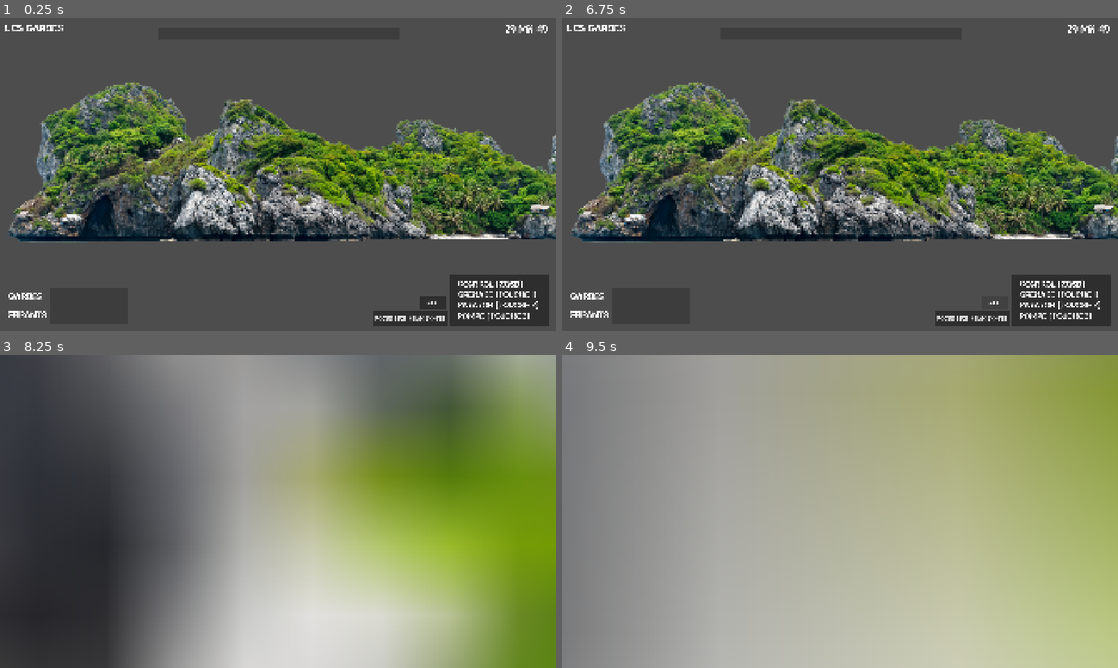
Above: before the commit, frames 1-4 (two rows, left to right).
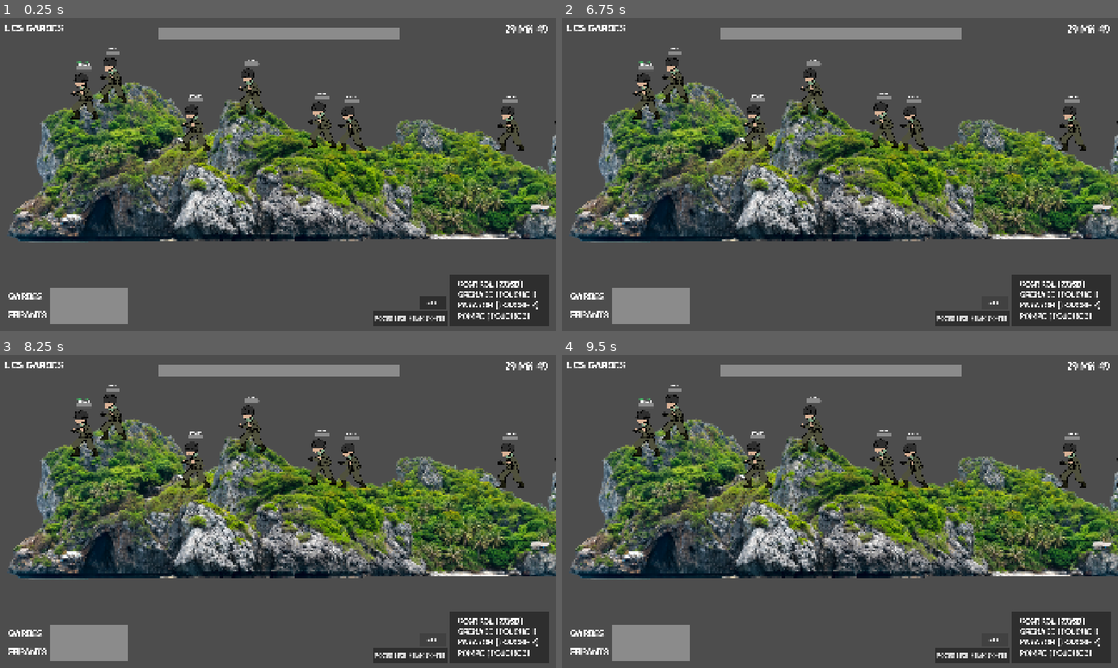
Above: after the commit, the same moments.

Repository: t0qen/baudo-game-jam-autumn
Game: Godot game, scene res://scenes/main.tscn
Same seed, same stepped clock (60 frames per second), same inputs: the game is played once before the commit and once after it. The engine's default icon, where the game draws it, is replaced by a stand-in: a white triangle on a blue panel in a dark square. Sound files missing from this copy of the repository are replaced by a short silence.
Inputs (mouse positions are in pixels of both pictures, inside the frame that each line leads up to):
- Up to frame 1 (0.25 s): no input
- Up to frame 2 (6.75 s): click (973, 318) at 0.5 s, where only the run before the commit has a clickable "FOCUS MOB SELECTIONNE"; click (995, 302) at 1.25 s, where only the run before the commit has a clickable "AIDE"; tap Enter at 2, 3.5, 5 s; hold D (right) 2.03-2.78 s; hold W (aim_left) 2.03-2.78 s; tap Space (jump) at 2.27, 2.75, 3.02, 4.25, 4.52, 5.27, 5.75, 6.02 s; hold A (left) 2.78-3.53 s; tap S (aim_right) at 2.85 s; hold D (right) 3.53-5.03 s; tap 1 (bomb) at 3.6 s; tap Down (camera_down) at 4.35 s; hold A (left) from 5.03 s (still down); tap X (camera_focus) at 5.1 s; tap Left (camera_left) at 5.85 s; hold Right (camera_right) from 6.53 s (still down)
- Up to frame 3 (8.25 s): release A (left) at 7.28 s; release Right (camera_right) at 7.28 s; hold D (right) from 7.28 s (still down); tap Up (camera_up) at 7.35 s; tap Space (jump) at 7.52 s; hold V (camera_zoom_down) from 8.03 s (still down)
- Up to frame 4 (9.5 s): keep holding D (right); tap Space (jump) at 8.27, 9.02 s; release V (camera_zoom_down) at 8.78 s; tap C (camera_zoom_up) at 8.85 s

The runs differ from the first frame. In frame 1, 5.4% of the frame differs, in the area x 9-100%, y 3-98%; in frame 2, 21%; in frame 3, 85%; in frame 4, 97%, in the area x 0-100%, y 0-100%.
Error before the commit: Parse Error: Expected indented block after "for" block. (res://scripts/main.gd:52)

Commit message:
ewfwfewfwfwf

Diff:
--- a/scenes/main.tscn
+++ b/scenes/main.tscn
@@ -236,60 +236,60 @@
 [node name="errants" type="Node2D" parent="spawns-points"]
 
 [node name="Marker2D" type="Marker2D" parent="spawns-points/errants"]
-position = Vector2(-3632, -1213)
+position = Vector2(-3711, -1326)
 
 [node name="Marker2D2" type="Marker2D" parent="spawns-points/errants"]
 position = Vector2(-3343, -1402)
 
 [node name="Marker2D3" type="Marker2D" parent="spawns-points/errants"]
-position = Vector2(-2820, -1581)
+position = Vector2(-2846, -1680)
 
 [node name="Marker2D4" type="Marker2D" parent="spawns-points/errants"]
-position = Vector2(-2368, -1668)
+position = Vector2(-2311, -1728)
 
 [node name="Marker2D5" type="Marker2D" parent="spawns-points/errants"]
-position = Vector2(-1906, -1411)
+position = Vector2(-1867, -1517)
 
 [node name="Marker2D6" type="Marker2D" parent="spawns-points/errants"]
-position = Vector2(-1432, -699)
+position = Vector2(-1429, -860)
 
 [node name="Marker2D7" type="Marker2D" parent="spawns-points/errants"]
-position = Vector2(-1218, -881)
+position = Vector2(-1226, -1086)
 
 [node name="Marker2D8" type="Marker2D" parent="spawns-points/errants"]
-position = Vector2(-827, -1398)
+position = Vector2(-832, -1530)
 
 [node name="Marker2D9" type="Marker2D" parent="spawns-points/errants"]
-position = Vector2(-490, -1373)
+position = Vector2(-456, -1485)
 
 [node name="gardes" type="Node2D" parent="spawns-points"]
 
 [node name="Marker2D" type="Marker2D" parent="spawns-points/gardes"]
-position = Vector2(709, -760)
+position = Vector2(761, -908)
 
 [node name="Marker2D2" type="Marker2D" parent="spawns-points/gardes"]
-position = Vector2(1170, -629)
+position = Vector2(1271, -842)
 
 [node name="Marker2D3" type="Marker2D" parent="spawns-points/gardes"]
-position = Vector2(1713, -568)
+position = Vector2(1682, -739)
 
 [node name="Marker2D4" type="Marker2D" parent="spawns-points/gardes"]
-position = Vector2(2127, -1016)
+position = Vector2(2104, -1153)
 
 [node name="Marker2D5" type="Marker2D" parent="spawns-points/gardes"]
-position = Vector2(2790, -1040)
+position = Vector2(2825, -1141)
 
 [node name="Marker2D6" type="Marker2D" parent="spawns-points/gardes"]
-position = Vector2(3457, -886)
+position = Vector2(3447, -1093)
 
 [node name="Marker2D7" type="Marker2D" parent="spawns-points/gardes"]
-position = Vector2(4033, -555)
+position = Vector2(4018, -848)
 
 [node name="Marker2D8" type="Marker2D" parent="spawns-points/gardes"]
-position = Vector2(4375, -399)
+position = Vector2(4395, -571)
 
 [node name="Marker2D9" type="Marker2D" parent="spawns-points/gardes"]
-position = Vector2(4989, -775)
+position = Vector2(5009, -896)
 
 [node name="partie" type="Timer" parent="."]
 wait_time = 15.0
--- a/scripts/bidule_template.gd
+++ b/scripts/bidule_template.gd
@@ -45,6 +45,8 @@
 }
 var current : MOB_POSSIBILITY = MOB_POSSIBILITY.ERRANT
 
+
+
 func update_life_bar():
 	$ui/ProgressBar.value = current_life
 
@@ -53,7 +55,8 @@
 	current = current
 	if current == MOB_POSSIBILITY.GARDE:
 		$ui/Label.text = "GARDE"
-
+	else:
+		$ui/Label.text = "ERRANT"
 
 func get_inputs():
 	wanna_jump = Input.is_action_just_pressed("jump")
--- a/scripts/camera_2d.gd
+++ b/scripts/camera_2d.gd
@@ -12,18 +12,10 @@
 
 func _ready() -> void:
 	pass
-	await get_tree().create_timer(0.1).timeout
-	focus()
 
 func reset_zoom():
 	zoom.x = 0.2
 	zoom.y = 0.2
-
-func focus():
-	while isfocus == true:
-		global_position = BiduleManager.get_mob_position()
-		reset_zoom()
-		await get_tree().create_timer(0.0001).timeout
 
 func _process(delta: float) -> void:
 	pass
@@ -33,8 +25,8 @@
 	global_position += (movementsVect * deplacement)
 	var zoomVar = Input.get_axis("camera_zoom_down", "camera_zoom_up")
 	zoom += Vector2(zoomVar, zoomVar) * zoomForce
-	if !zoomVar && !movementsVect:
-		global_position = BiduleManager.get_mob_position()
+	#if !zoomVar && !movementsVect:
+		#global_position = BiduleManager.get_mob_position()
 
 	#if Input.is_action_pressed("camera_right"):
 		#isfocus = false
--- a/scripts/main.gd
+++ b/scripts/main.gd
@@ -37,8 +37,10 @@
 	duree_totale_timer.start()
 	BiduleManager.set_main(self)
 	$partie.wait_time = current_timer_time
+	spawn_mobs()
 	initialize_ui()
 	start()
+	get_tree().paused = true
 	# TODO faire un system de spawn -> besoin de la map avant
 	# TODO base life mob
 	# plus set_current()
@@ -48,10 +50,38 @@
 	var errants_spawn_points = []
 	for i in $"spawns-points/errants".get_children():
 		errants_spawn_points.append(i)
+	var errants_taken_sp = []
 
 	for i in range(VarBidules.nbr_errants):
-
-
+		var current_sp = $"spawns-points/errants".get_child(randi_range(0, 9))
+		if current_sp in errants_taken_sp:
+			while current_sp in errants_taken_sp:
+				print("nonon")
+				current_sp = $"spawns-points/errants".get_child(randi_range(0, 9))
+		errants_taken_sp.append(current_sp)
+		var current_errant = errants.instantiate()
+		current_errant.global_position = current_sp.global_position
+		current_errant.set_current(1)
+		$team_container/team_errants.add_child(current_errant)
+
+	#gardes
+	var gardes_spawn_points = []
+	for i in $"spawns-points/gardes".get_children():
+		gardes_spawn_points.append(i)
+	var gardes_taken_sp = []
+
+	for i in range(VarBidules.nbr_gardes):
+		var current_sp = $"spawns-points/gardes".get_child(randi_range(0, 9))
+		if current_sp in gardes_taken_sp:
+			while current_sp in gardes_taken_sp:
+				print("nonon")
+				current_sp = $"spawns-points/gardes".get_child(randi_range(0, 9))
+		gardes_taken_sp.append(current_sp)
+		var current_gardes = gardes.instantiate()
+		current_gardes.global_position = current_sp.global_position
+		current_gardes.set_current(0)
+		$team_container/team_gardes.add_child(current_gardes)
+	print("FINISHED")
 
 func update_mob_action(action):
 	print("update action 2")
